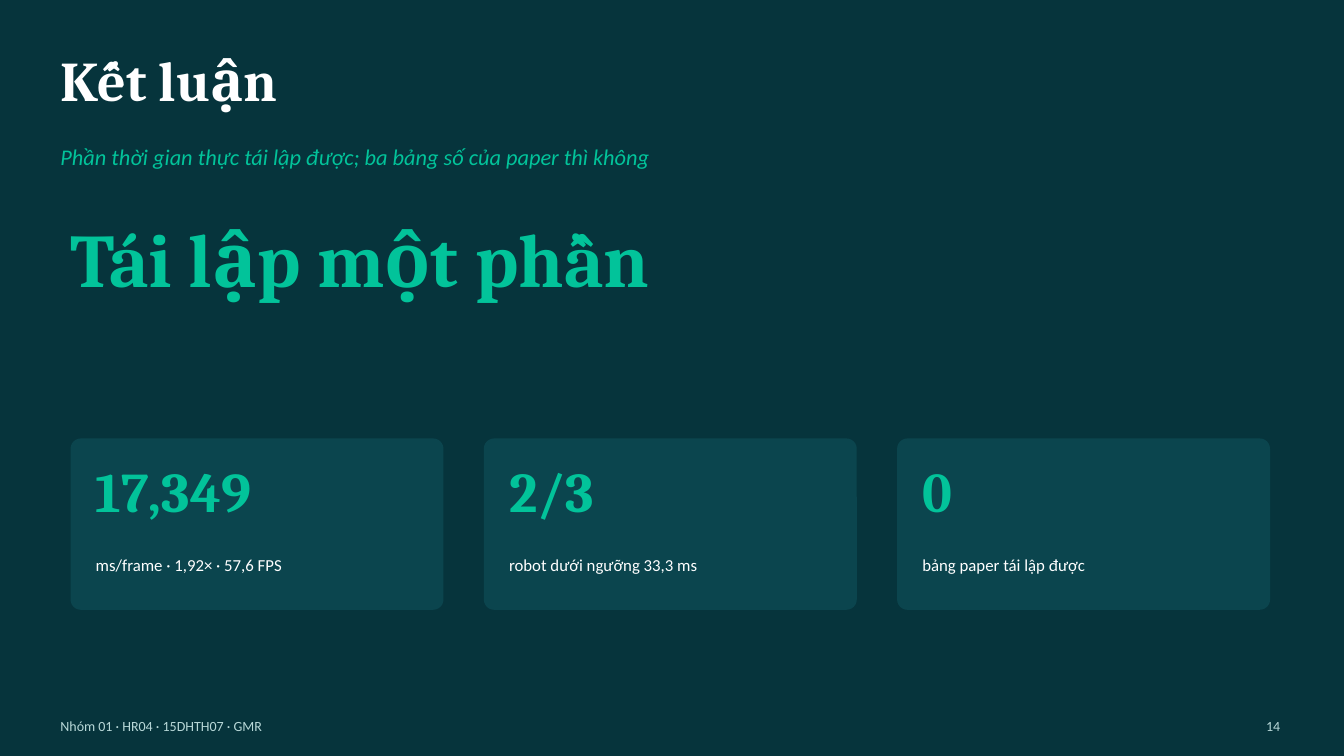
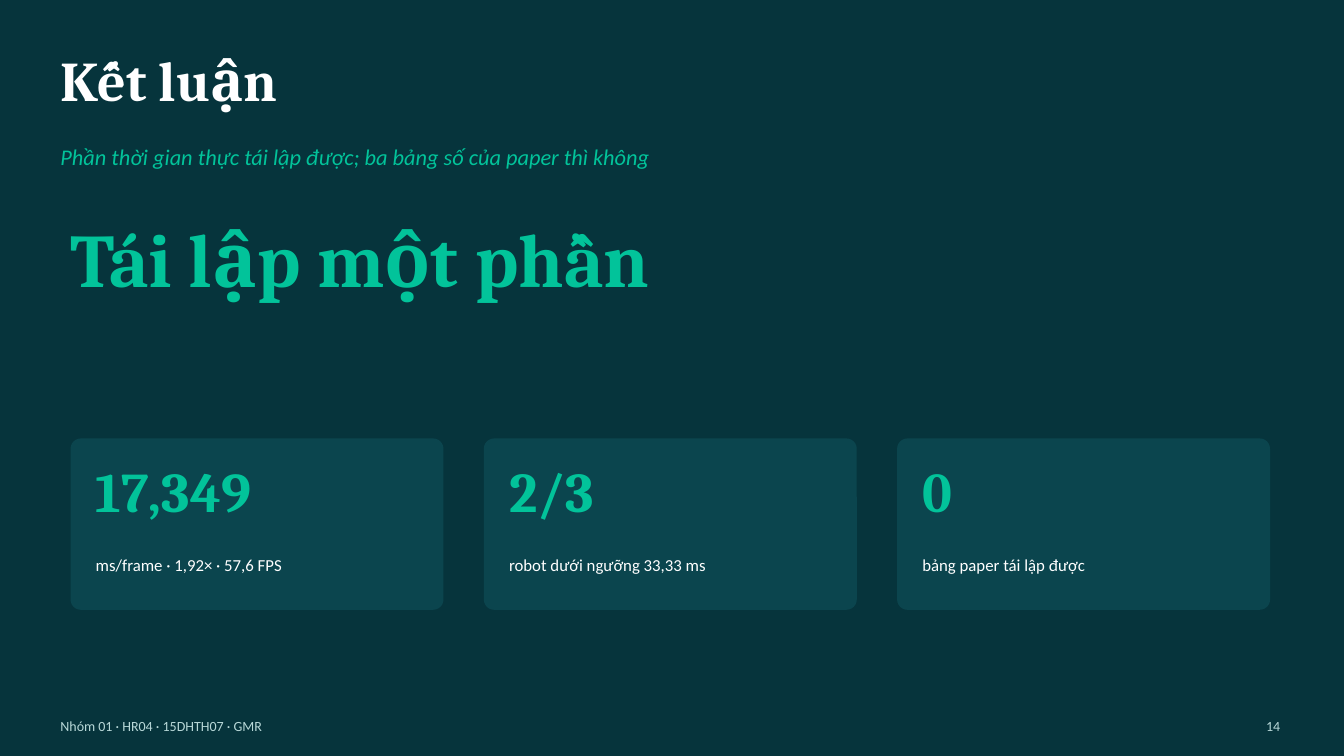
Before and after one commit to mtzwyu/GMR-Humanoid-Retargeting-Benchmark, a slide deck: slide 14 of report/slides.pptx. Drawn at 1344x756 pixels with LibreOffice and Linux fonts; fonts in the diff are those of the drawing. Boxes give left, top, right and bottom in pixels: in the first picture for what was removed or moved away, otherwise in the second. Text is boxed around its words. In the diff, an @@ line names an element or a change of style, - is before the commit and + after.

```diff
--- a/report/slides.pptx
+++ b/report/slides.pptx
@@ text at (509, 559, 706, 574): text changed @@
-robot dưới ngưỡng 33,3 ms
+robot dưới ngưỡng 33,33 ms
```
Also in this commit, not shown: 8 other slides changed, 11 other files.
